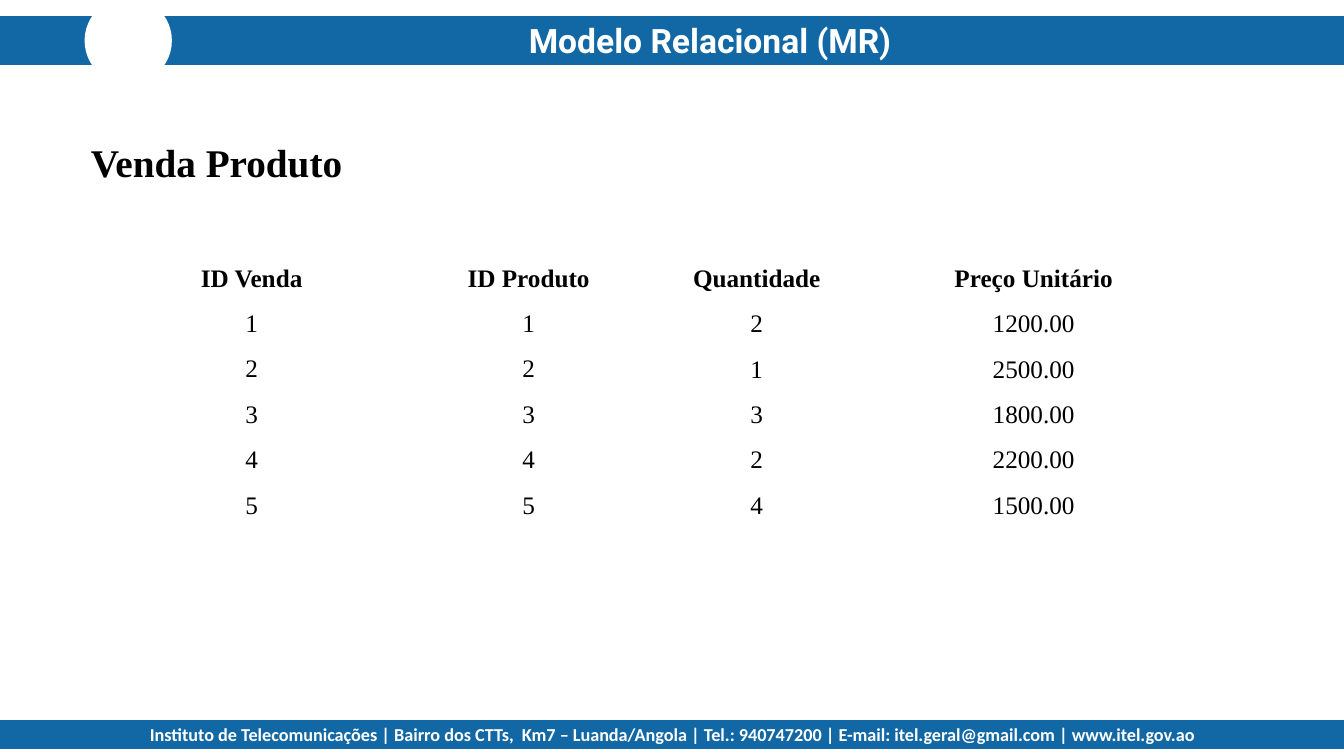
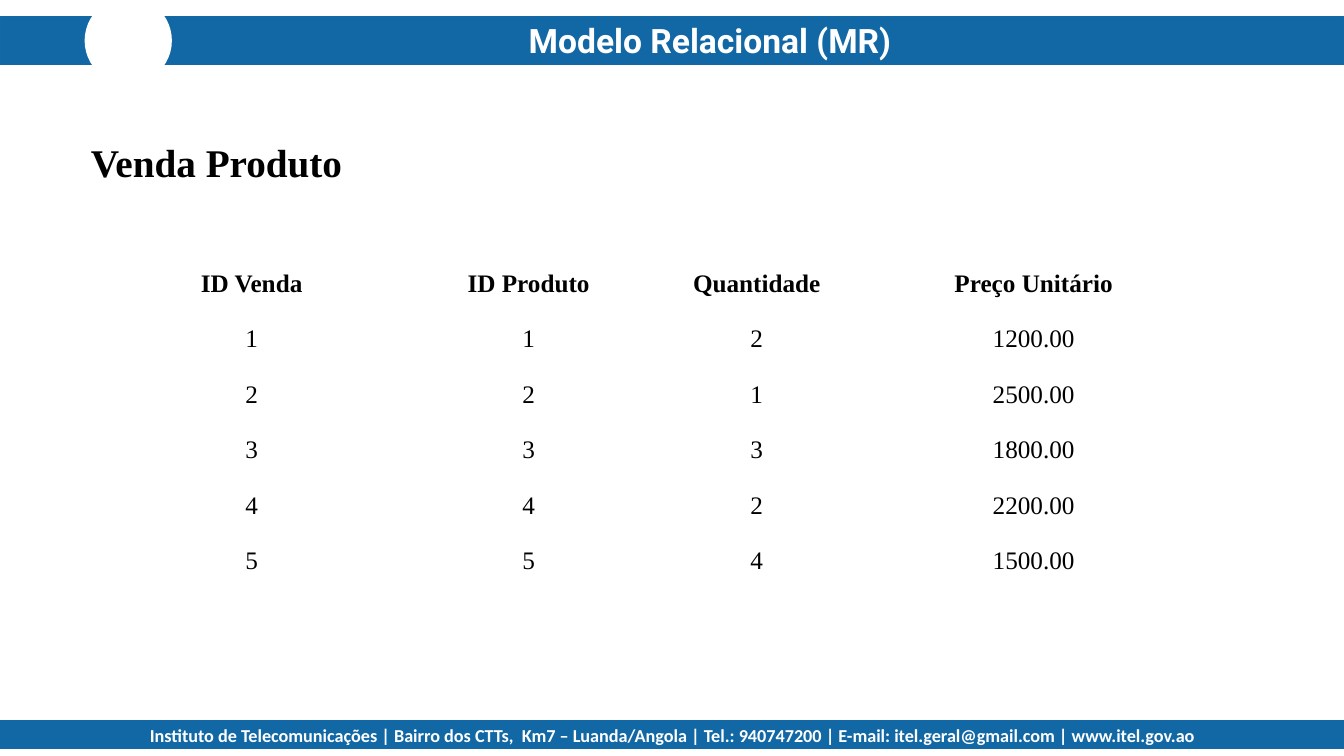
Before and after one commit to jedin01/tumbadas, a slide deck: slide 24 of projeto_coletivo/M_5_Fase3.pptx. Drawn at 1344x756 pixels with LibreOffice and Linux fonts; fonts in the diff are those of the drawing; background and template pictures are left out. Boxes give left, top, right and bottom in pixels: in the first picture for what was removed or moved away, otherwise in the second. Text is boxed around its words. In the diff, an @@ line names an element or a change of style, - is before the commit and + after.

```diff
--- a/projeto_coletivo/M_5_Fase3.pptx
+++ b/projeto_coletivo/M_5_Fase3.pptx
@@ table: place and size @@
-table at box(114, 249, 668, 519)
+table at box(114, 249, 668, 574)
@@ table: place and size @@
-table at box(641, 249, 1196, 521)
+table at box(641, 249, 1196, 574)
```
Also in this commit, not shown: 26 other slides changed, 1 other file.
